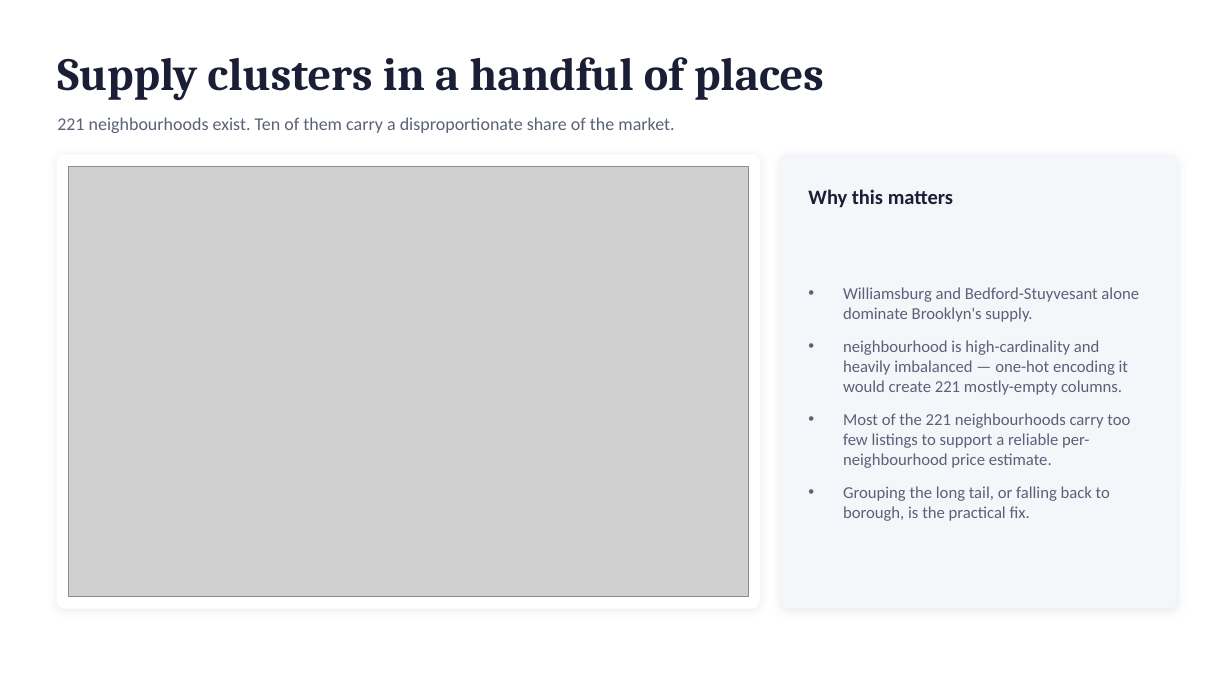
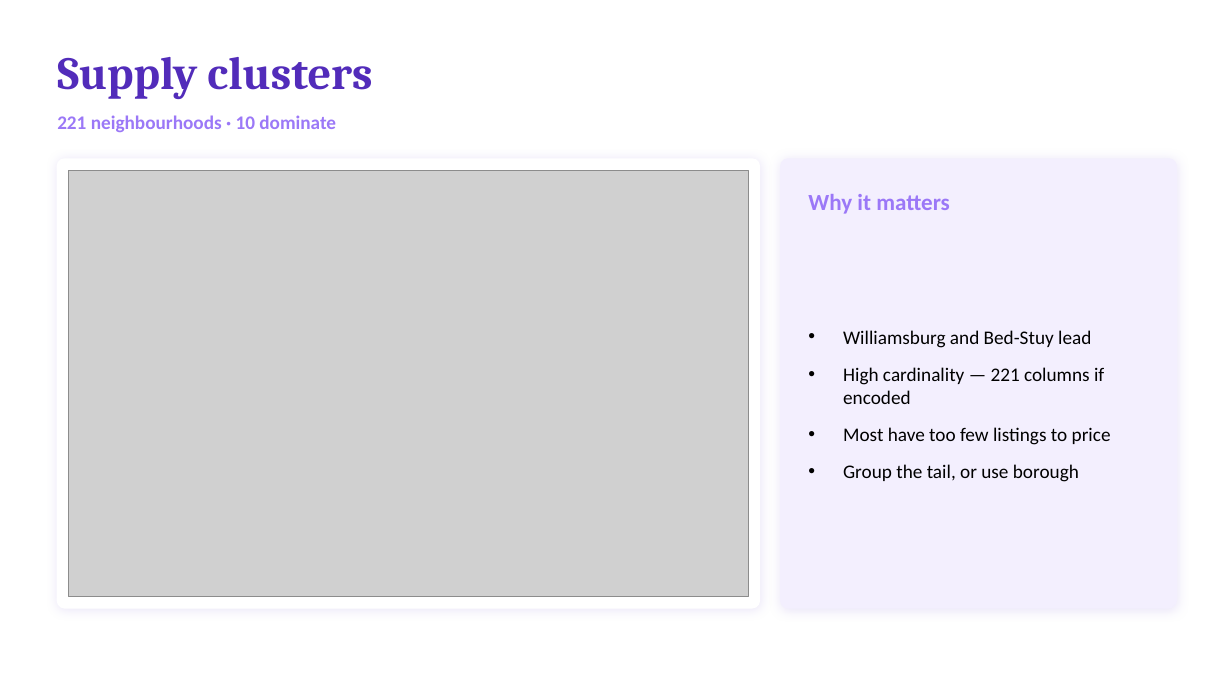
Before and after one commit to khaliddosari/Tuwaiq-Bootcamp, a slide deck: slide 10 of eda week 3/Khalid Al Dosari - EDA Project Presentation.pptx (slide 11 before the commit). Drawn at 1232x693 pixels with LibreOffice and Linux fonts; fonts in the diff are those of the drawing; grey boxes stand for pictures. Boxes give left, top, right and bottom in pixels: in the first picture for what was removed or moved away, otherwise in the second. Text is boxed around its words. In the diff, an @@ line names an element or a change of style, - is before the commit and + after.

```diff
--- a/eda week 3/Khalid Al Dosari - EDA Project Presentation.pptx
+++ b/eda week 3/Khalid Al Dosari - EDA Project Presentation.pptx
@@ text at bbox=[57, 57, 372, 99]: text changed; text colour #1A1F36 to #522CBA @@
-Supply clusters in a handful of places
+Supply clusters
@@ text at bbox=[57, 115, 336, 132]: text changed; size 14 to 15 pt; text colour #5A6178 to #9B78F7; bold on @@
-221 neighbourhoods exist. Ten of them carry a disproportionate share of the market.
+221 neighbourhoods · 10 dominate
@@ rounded rectangle: place and size @@
-rounded rectangle at bbox=[57, 155, 760, 608]
+rounded rectangle at bbox=[57, 159, 760, 608]
@@ rounded rectangle at bbox=[57, 159, 760, 608]: shadow changed @@
@@ picture: place and size @@
-picture at bbox=[68, 166, 749, 597]
+picture at bbox=[68, 170, 749, 597]
@@ rounded rectangle: place and size @@
-rounded rectangle at bbox=[781, 155, 1177, 608]
+rounded rectangle at bbox=[781, 159, 1177, 608]
@@ rounded rectangle at bbox=[781, 159, 1177, 608]: fill #F4F6FA to #F3EFFE; outline #F4F6FA 1 pt to #F3EFFE 1 pt; shadow changed @@
@@ text at bbox=[808, 194, 950, 214]: text changed; size 16 to 18 pt; text colour #1A1F36 to #9B78F7 @@
-Why this matters
+Why it matters
@@ text at bbox=[843, 330, 1111, 482]: text changed; size 13 to 15 pt; text colour #5A6178 to #000000 @@
-• Williamsburg and Bedford-Stuyvesant alone dominate Brooklyn's supply.
-• neighbourhood is high-cardinality and heavily imbalanced — one-hot encoding it would create 221 mostly-empty columns.
-• Most of the 221 neighbourhoods carry too few listings to support a reliable per-neighbourhood price estimate.
-• Grouping the long tail, or falling back to borough, is the practical fix.
+• Williamsburg and Bed-Stuy lead
+• High cardinality — 221 columns if encoded
+• Most have too few listings to price
+• Group the tail, or use borough
```
Also in this commit, not shown: 10 other slides changed, 2 slides added, 3 slides removed.
